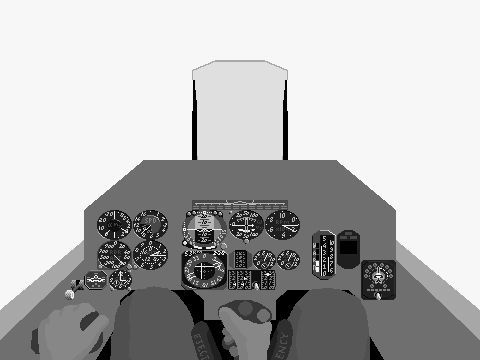
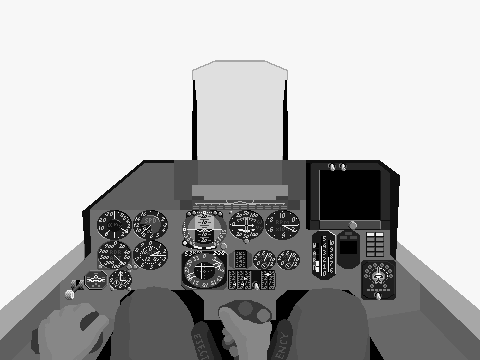
Layer changes from the first 480px x 360px image to the second:
added layer "Su27_Hood" above "Su27_Frgr" over (x1=1, y1=160, x2=479, y2=340)
painted on "Su27_Frgr" over (x1=330, y1=164, x2=383, y2=236)
painted on "Su27_Bkgr" over (x1=204, y1=162, x2=390, y2=280)
added layer "Su27_Frame" above "Frame" over (x1=0, y1=160, x2=480, y2=360)
hid "Frame" over (x1=0, y1=160, x2=480, y2=360)
